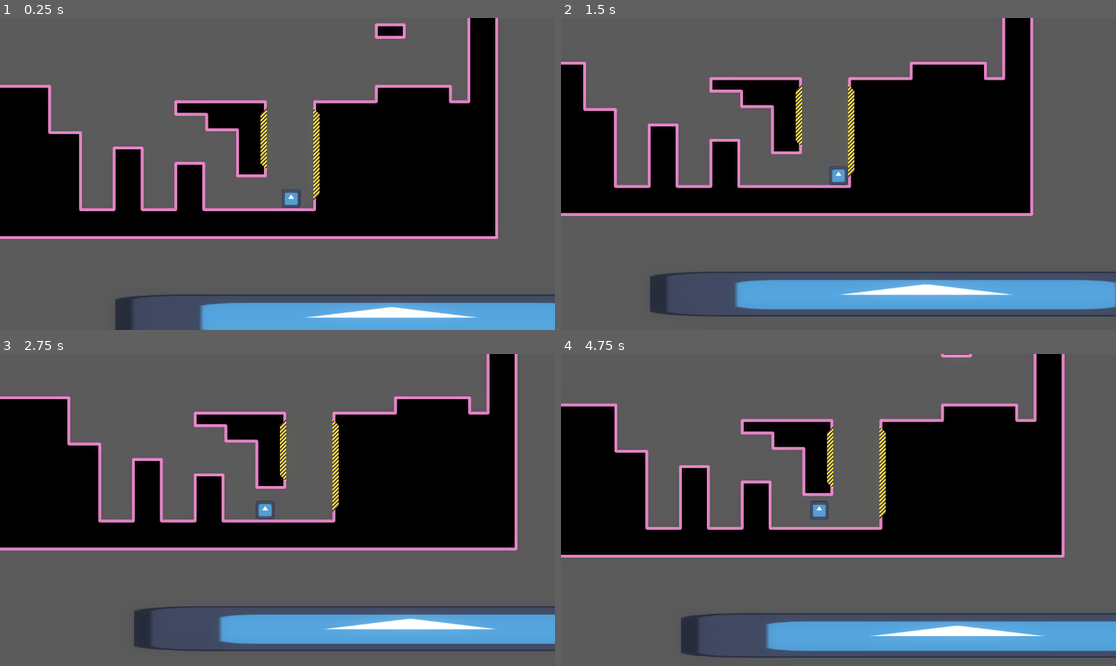
Above: before the commit, frames 1-4 (two rows, left to right).
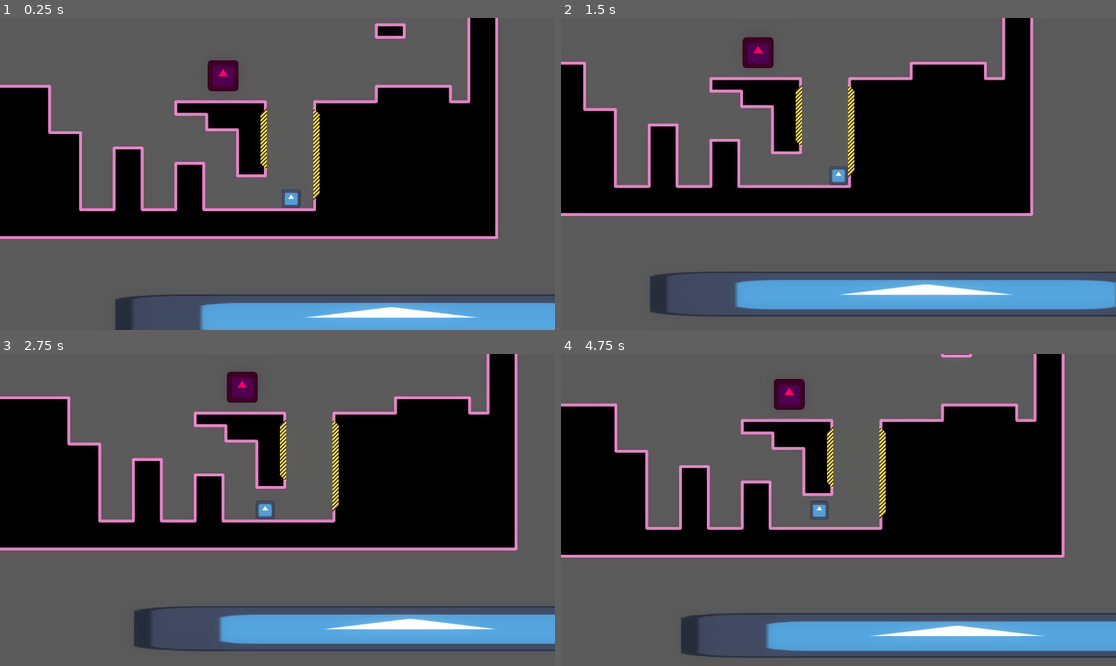
Above: after the commit, the same moments.

Repository: ninjabou/atljam-2024
Game: Godot game, scene res://root.tscn
Two runs of this game, one before a commit and one after it. Both use one fixed random seed, a clock stepped at 60 frames per second and the inputs below. The engine's default icon, where the game draws it, is replaced by a stand-in: a white triangle on a blue panel in a dark square.
Inputs:
- Up to frame 1 (0.25 s): no input
- Up to frame 2 (1.5 s): hold Right (action_right) from 0.53 s (still down); tap Z (action_jump) at 0.77 s
- Up to frame 3 (2.75 s): tap Z (action_jump) at 1.52 s; release Right (action_right) at 2.03 s; hold Left (action_left) from 2.03 s (still down)
- Up to frame 4 (4.75 s): release Left (action_left) at 2.78 s; hold Right (action_right) 2.78-4.28 s; tap Z (action_jump) at 3.02, 3.77, 4.52 s; hold Left (action_left) from 4.28 s (still down)

The runs differ from the first frame. In frame 1, 0.6% of the frame differs, in the area x 37-44%, y 13-24%; in frame 2, 0.5%; in frame 3, 0.6%, in the area x 40-47%, y 5-16%; in frame 4, 0.6%.

Commit message:
add basic enemies

Diff:
--- /dev/null
+++ b/autoloads/KickablesManager.gd
@@ -0,0 +1,16 @@
+extends Node2D
+
+signal register_kickable(kickable: Kickable)
+signal kick(kickable: Kickable)
+
+var kickables = []
+
+func _ready() -> void:
+	self.connect("register_kickable", on_register_kickable)
+	self.connect("kick", on_kick)
+
+func on_register_kickable(kickable: Kickable):
+	kickables.append(kickable)
+
+func on_kick(kickable: Kickable):
+	kickable.kicked()
--- /dev/null
+++ b/autoloads/KickablesManager.tscn
@@ -0,0 +1,6 @@
+[gd_scene load_steps=2 format=3 uid="uid://csmvqb1qxs20a"]
+
+[ext_resource type="Script" path="res://autoloads/KickablesManager.gd" id="1_vnyw0"]
+
+[node name="KickablesManager" type="Node2D"]
+script = ExtResource("1_vnyw0")
--- a/project.godot
+++ b/project.godot
@@ -21,6 +21,7 @@
 GlobalCamera="*res://addons/jam_essentials/scenes/GlobalCamera.tscn"
 SoundController="*res://addons/jam_essentials/scenes/SoundController.tscn"
 ExpDecay="*res://autoloads/ExpDecay.gd"
+KickablesManager="*res://autoloads/KickablesManager.tscn"
 
 [editor_plugins]
 
--- /dev/null
+++ b/scenes/kickables/enemies/default_enemy/default_enemy.gd
@@ -0,0 +1,5 @@
+extends Kickable
+class_name DefaultEnemy
+
+func kicked():
+	self.queue_free()
--- /dev/null
+++ b/scenes/kickables/enemies/default_enemy/default_enemy.tscn
@@ -0,0 +1,19 @@
+[gd_scene load_steps=4 format=3 uid="uid://dof8y3pxi1lgb"]
+
+[ext_resource type="Script" path="res://scenes/kickables/enemies/default_enemy/default_enemy.gd" id="1_vrmk1"]
+[ext_resource type="Texture2D" uid="uid://dgu8jk35boteg" path="res://icon.svg" id="2_y03vy"]
+
+[sub_resource type="RectangleShape2D" id="RectangleShape2D_3a4sv"]
+size = Vector2(64, 64)
+
+[node name="DefaultEnemy" type="AnimatableBody2D"]
+collision_layer = 4
+script = ExtResource("1_vrmk1")
+
+[node name="Sprite2D" type="Sprite2D" parent="."]
+modulate = Color(0.941785, 0, 0.359919, 1)
+scale = Vector2(0.5, 0.5)
+texture = ExtResource("2_y03vy")
+
+[node name="CollisionShape2D" type="CollisionShape2D" parent="."]
+shape = SubResource("RectangleShape2D_3a4sv")
--- /dev/null
+++ b/scenes/kickables/kickable/Kickable.gd
@@ -0,0 +1,9 @@
+extends Node2D
+class_name Kickable
+
+# Called when the node enters the scene tree for the first time.
+func _ready() -> void:
+	KickablesManager.register_kickable.emit(self)
+
+func kicked():
+	pass
--- a/scenes/levels/default level/default level.tscn
+++ b/scenes/levels/default level/default level.tscn
@@ -1,6 +1,7 @@
-[gd_scene load_steps=3 format=4 uid="uid://bev0a30uvpmfc"]
+[gd_scene load_steps=4 format=4 uid="uid://bev0a30uvpmfc"]
 
 [ext_resource type="TileSet" uid="uid://cwj58j6fsmdr2" path="res://scenes/levels/tile/new_tile_set.tres" id="1_kmohs"]
+[ext_resource type="PackedScene" uid="uid://dof8y3pxi1lgb" path="res://scenes/kickables/enemies/default_enemy/default_enemy.tscn" id="2_p3j8l"]
 
 [sub_resource type="Environment" id="Environment_dmbck"]
 background_mode = 3
@@ -24,3 +25,6 @@
 
 [node name="WorldEnvironment" type="WorldEnvironment" parent="."]
 environment = SubResource("Environment_dmbck")
+
+[node name="DefaultEnemy" parent="." instance=ExtResource("2_p3j8l")]
+position = Vector2(37, -275)
--- a/scenes/player/player.gd
+++ b/scenes/player/player.gd
@@ -51,26 +51,24 @@
 			jump_horizontal_dir = 1.0
 			velocity.x = KICK_SPEED
 			velocity.y = SIDE_KICK_JUMP_VELOCITY
-			animations.stop()
 			kick_left_particles.restart()
-			GlobalCamera.add_trauma(0.15)
-			kicking = Kicks.NONE
+			kicks_reset()
+			kick_enemies(kick_left)
 	if kicking == Kicks.RIGHT:
 		if kick_right.get_overlapping_bodies().size() > 0:
 			jump_horizontal_dir = -1.0
 			velocity.x = -KICK_SPEED
 			velocity.y = SIDE_KICK_JUMP_VELOCITY
-			animations.stop()
 			kick_right_particles.restart()
-			GlobalCamera.add_trauma(0.15)
-			kicking = Kicks.NONE
+			kicks_reset()
+			kick_enemies(kick_right)
 	if kicking == Kicks.DOWN:
 		if kick_down.get_overlapping_bodies().size() > 0:
+			kick_enemies(kick_down)
 			velocity.y = DOWN_KICK_JUMP_VELOCITY
-			animations.stop()
 			kick_down_particles.restart()
-			GlobalCamera.add_trauma(0.15)
-			kicking = Kicks.NONE
+			kicks_reset()
+
 
 	if state == States.AIRBORNE:
 		jump_horizontal_dir = move_toward(jump_horizontal_dir, direction, AIRBORNE_ADJUST)
@@ -89,3 +87,13 @@
 			velocity.x = direction * AIR_SPEED
 
 	move_and_slide()
+
+func kicks_reset():
+	animations.stop()
+	GlobalCamera.add_trauma(0.15)
+	kicking = Kicks.NONE
+
+func kick_enemies(area: Area2D):
+	for body in area.get_overlapping_bodies():
+		if body is Kickable:
+			KickablesManager.kick.emit(body)
